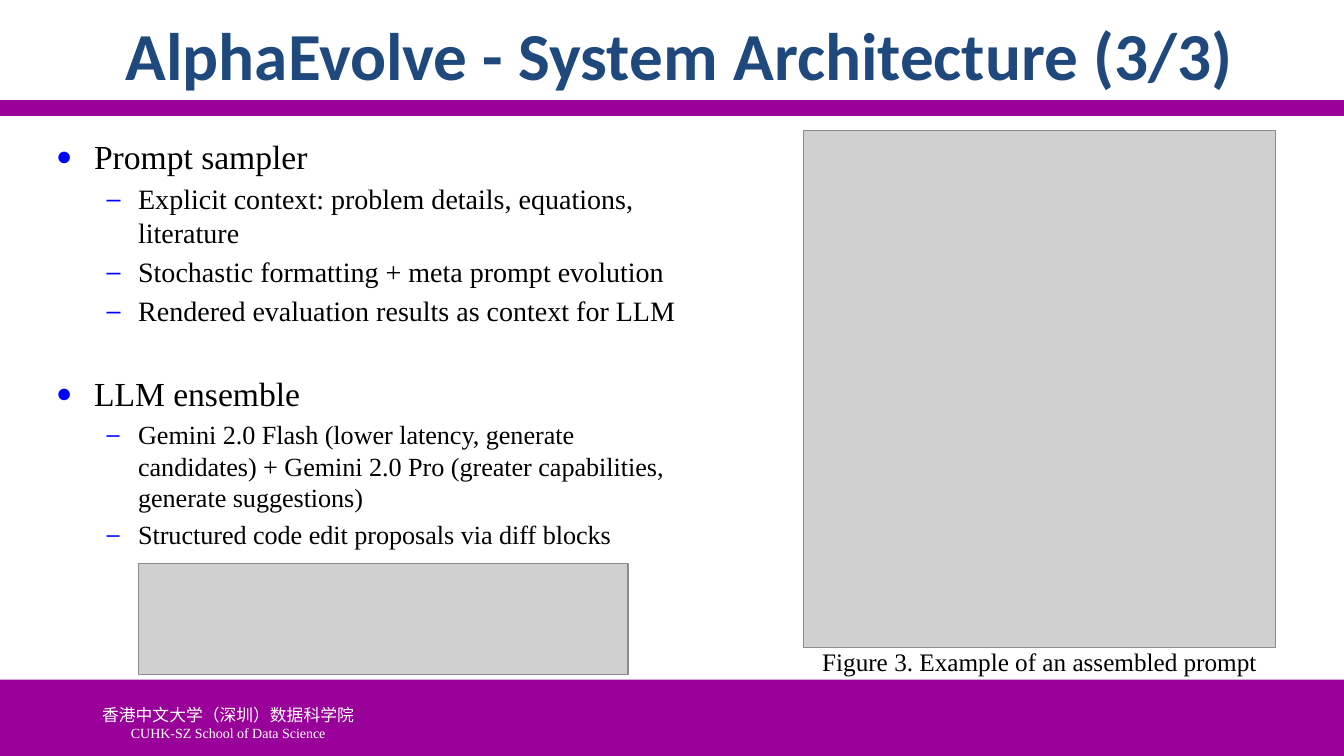
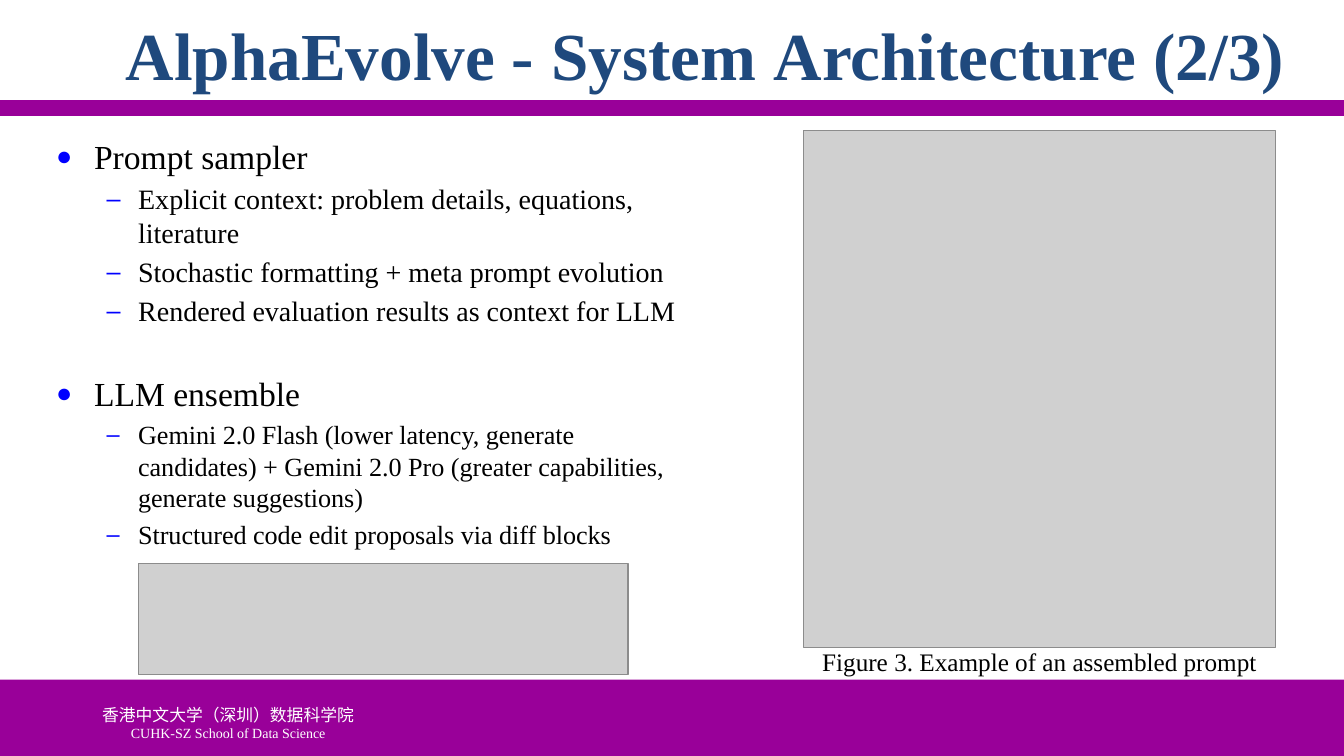
Before and after one commit to ychung1103/ychung1103.github.io, a slide deck: slide 7 of Slides/CSC6032/PPT/0421-刘效源-120040051.pptx. Drawn at 1344x756 pixels with LibreOffice and Linux fonts; fonts in the diff are those of the drawing; grey boxes stand for pictures; background and template pictures are left out. Boxes give left, top, right and bottom in pixels: in the first picture for what was removed or moved away, otherwise in the second. Text is boxed around its words. In the diff, an @@ line names an element or a change of style, - is before the commit and + after.

```diff
--- a/Slides/CSC6032/PPT/0421-刘效源-120040051.pptx
+++ b/Slides/CSC6032/PPT/0421-刘效源-120040051.pptx
@@ title at [126,33,1285,93]: text changed; font Calibri to Times New Roman @@
-AlphaEvolve - System Architecture (3/3)
+AlphaEvolve - System Architecture (2/3)
```
Also in this commit, not shown: 24 other slides changed, 2 other files.
